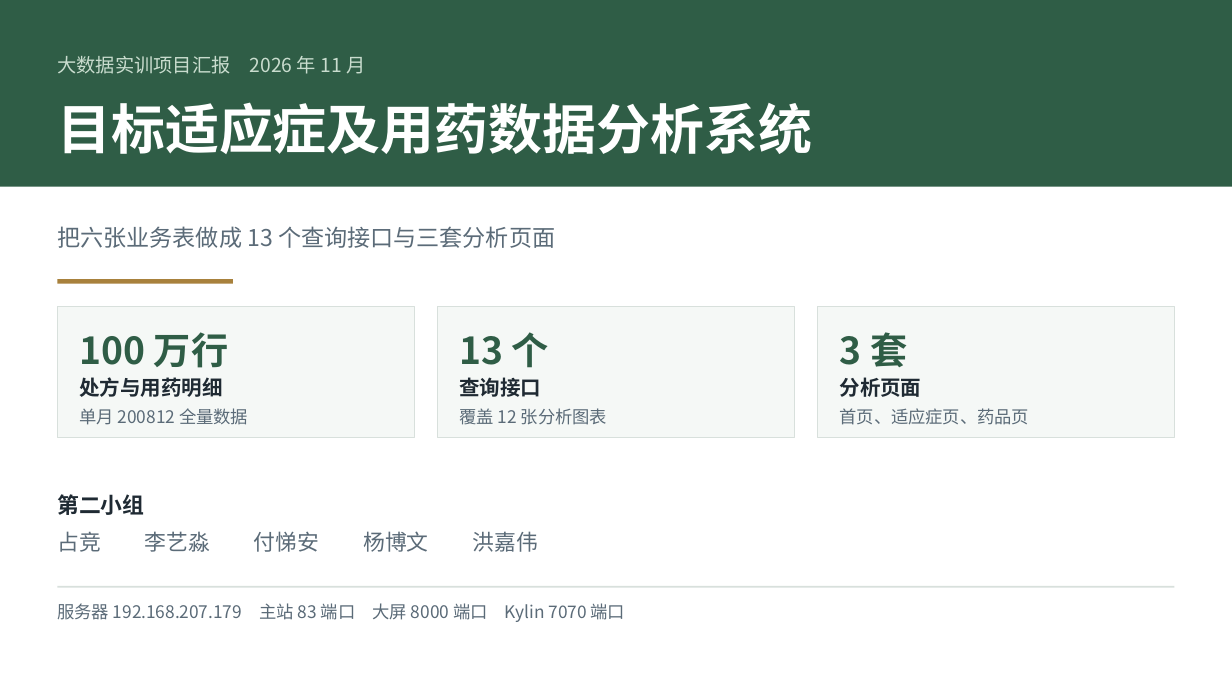
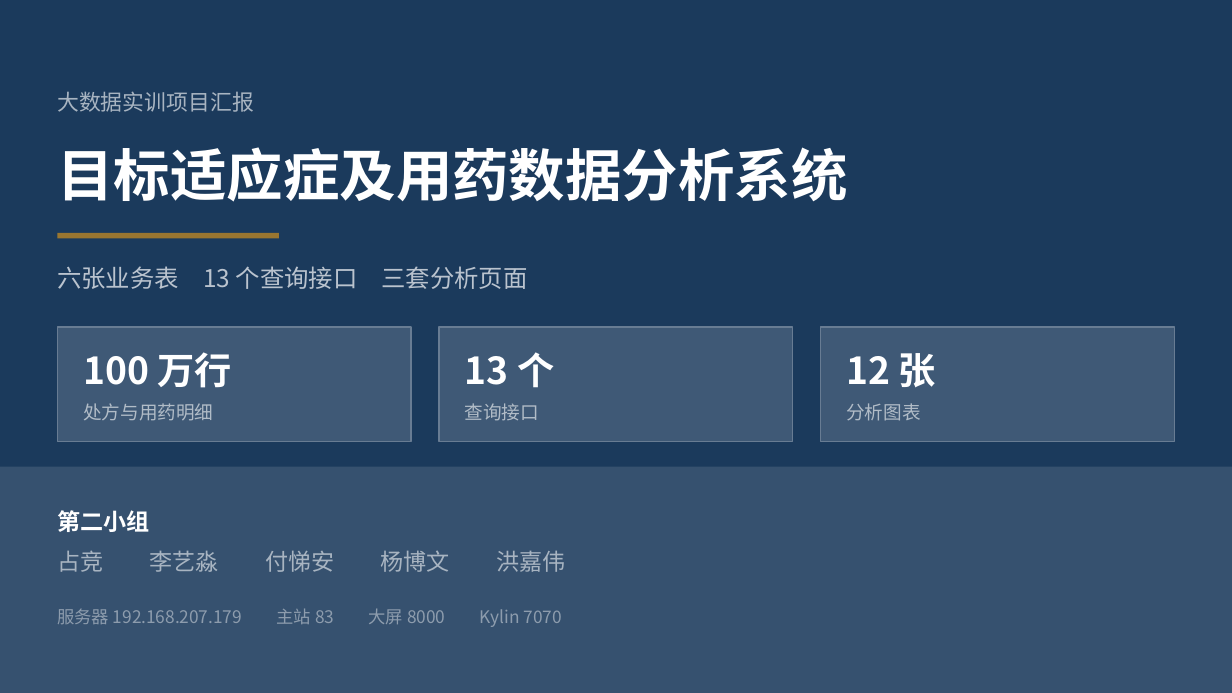
Before and after one commit to Jing-Zhan/medicine-analysis, a slide deck: slide 1 of docs/ppt/目标适应症及用药数据分析系统_汇报PPT.pptx. Drawn at 1232x693 pixels with LibreOffice and Linux fonts; fonts in the diff are those of the drawing. Boxes give left, top, right and bottom in pixels: in the first picture for what was removed or moved away, otherwise in the second. Text is boxed around its words. In the diff, an @@ line names an element or a change of style, - is before the commit and + after.

Commit message:
汇报 PPT 配色与字号升级：四组学术主色按章分配，标题 32 磅正文放大，图注入框并加图注带，压缩留白

```diff
--- a/docs/ppt/目标适应症及用药数据分析系统_汇报PPT.pptx
+++ b/docs/ppt/目标适应症及用药数据分析系统_汇报PPT.pptx
@@ rectangle: place and size @@
-rectangle at bbox=[0, 0, 1232, 187]
+rectangle at bbox=[0, 0, 1232, 693]
@@ rectangle at bbox=[0, 0, 1232, 693]: fill #2F5D46 to #1B3A5C @@
@@ text at bbox=[57, 91, 254, 112]: text changed; size 15 to 17 pt; text colour #C9DCCE to #A8B4C1 @@
-大数据实训项目汇报 2026 年 11 月
+大数据实训项目汇报
@@ text "目标适应症及用药数据分析系统": place and size @@
-text "目标适应症及用药数据分析系统" at bbox=[57, 102, 812, 154]
+text "目标适应症及用药数据分析系统" at bbox=[57, 147, 847, 202]
@@ text "目标适应症及用药数据分析系统" at bbox=[57, 147, 847, 202]: size 42 to 44 pt; line spacing 1.14 to 1.16 @@
@@ rectangle: place and size @@
-rectangle at bbox=[57, 279, 233, 284]
+rectangle at bbox=[57, 233, 279, 238]
@@ rectangle at bbox=[57, 233, 279, 238]: fill #A8813C to #9A7630 @@
@@ text at bbox=[57, 266, 528, 289]: text changed; size 18 to 19 pt; text colour #5B6B78 to #BAC3CE @@
-把六张业务表做成 13 个查询接口与三套分析页面
+六张业务表 13 个查询接口 三套分析页面
@@ rectangle: place and size @@
-rectangle at bbox=[57, 307, 414, 438]
+rectangle at bbox=[57, 327, 411, 442]
@@ rectangle: place and size @@
-rectangle at bbox=[437, 307, 794, 438]
+rectangle at bbox=[439, 327, 793, 442]
@@ fill #F5F8F6 to #3F5976; outline #D8E0DC 0.75 pt to #687C93 1 pt in 3 elements at bbox=[439, 327, 793, 442], bbox=[57, 327, 411, 442], bbox=[821, 327, 1175, 442] @@
@@ rectangle: place and size @@
-rectangle at bbox=[818, 307, 1175, 438]
+rectangle at bbox=[821, 327, 1175, 442]
@@ text "100 万行" at bbox=[83, 352, 232, 388]: text colour #2F5D46 to #FFFFFF; line spacing 1.14 to 1.16 @@
@@ text "100 万行": place and size @@
-text "100 万行" at bbox=[79, 332, 228, 368]
+text "100 万行" at bbox=[83, 352, 232, 388]
@@ text "13 个": place and size @@
-text "13 个" at bbox=[460, 332, 549, 368]
+text "13 个" at bbox=[465, 352, 554, 388]
@@ text "13 个" at bbox=[465, 352, 554, 388]: text colour #2F5D46 to #FFFFFF; line spacing 1.14 to 1.16 @@
@@ text removed at bbox=[840, 332, 907, 367] @@
-3 套
@@ text added at bbox=[846, 353, 936, 387], 29 pt, text #FFFFFF, bold @@
+12 张
@@ text removed at bbox=[79, 408, 248, 425] @@
-单月 200812 全量数据
@@ text "处方与用药明细": place and size @@
-text "处方与用药明细" at bbox=[79, 377, 222, 397]
+text "处方与用药明细" at bbox=[83, 403, 213, 421]
@@ text "处方与用药明细" at bbox=[83, 403, 213, 421]: size 16 to 14.5 pt, text colour #1F2A33 to #B1BCC7, bold off; line spacing 1.14 to 1.16 @@
@@ text removed at bbox=[460, 408, 607, 425] @@
-覆盖 12 张分析图表
@@ text "查询接口": place and size @@
-text "查询接口" at bbox=[460, 377, 542, 397]
+text "查询接口" at bbox=[465, 403, 540, 421]
@@ text "查询接口" at bbox=[465, 403, 540, 421]: size 16 to 14.5 pt, text colour #1F2A33 to #B1BCC7, bold off; line spacing 1.14 to 1.16 @@
@@ text removed at bbox=[840, 408, 1030, 425] @@
-首页、适应症页、药品页
@@ text at bbox=[846, 403, 921, 421]: text changed; size 16 to 14.5 pt; text colour #1F2A33 to #B1BCC7; bold off @@
-分析页面
+分析图表
@@ rectangle: place and size @@
-rectangle at bbox=[57, 586, 1175, 588]
+rectangle at bbox=[0, 467, 1232, 693]
@@ rectangle at bbox=[0, 467, 1232, 693]: fill #D8E0DC to #36516F @@
@@ text "第二小组": place and size @@
-text "第二小组" at bbox=[57, 494, 144, 515]
+text "第二小组" at bbox=[57, 510, 149, 532]
@@ text "第二小组" at bbox=[57, 510, 149, 532]: size 17 to 18 pt, text colour #1F2A33 to #FFFFFF; line spacing 1.14 to 1.16 @@
@@ text "占竞 李艺淼 付悌安 杨博文 洪嘉伟": place and size @@
-text "占竞 李艺淼 付悌安 杨博文 洪嘉伟" at bbox=[57, 531, 539, 552]
+text "占竞 李艺淼 付悌安 杨博文 洪嘉伟" at bbox=[57, 550, 565, 572]
@@ text "占竞 李艺淼 付悌安 杨博文 洪嘉伟" at bbox=[57, 550, 565, 572]: size 17 to 18 pt, text colour #5B6B78 to #A8B4C1; line spacing 1.14 to 1.16 @@
@@ text at bbox=[57, 608, 562, 627]: text changed; text colour #5B6B78 to #8D9CAD @@
-服务器 192.168.207.179 主站 83 端口 大屏 8000 端口 Kylin 7070 端口
+服务器 192.168.207.179 主站 83 大屏 8000 Kylin 7070
```
Also in this commit, not shown: 25 other slides changed, 5 other files.
